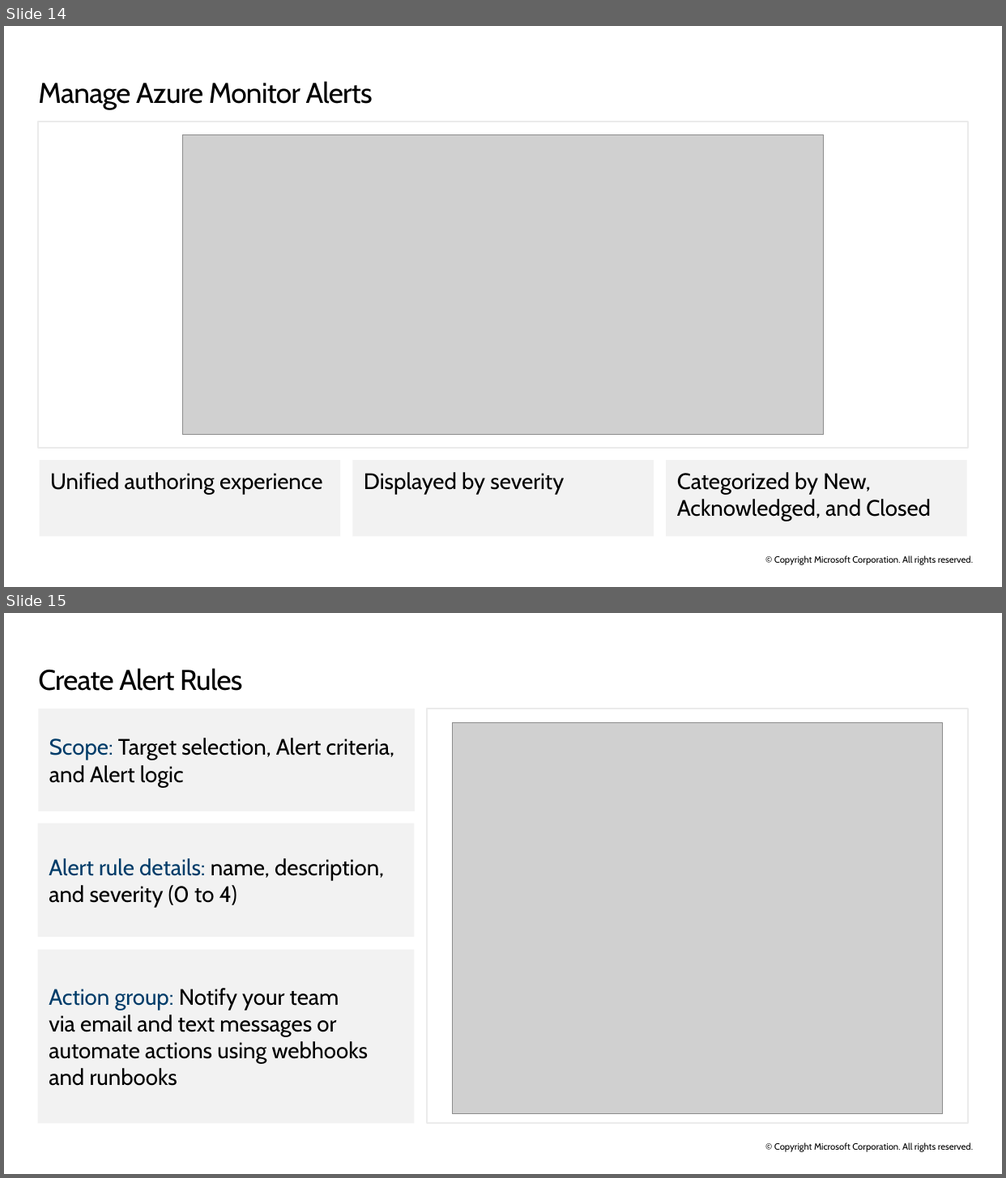
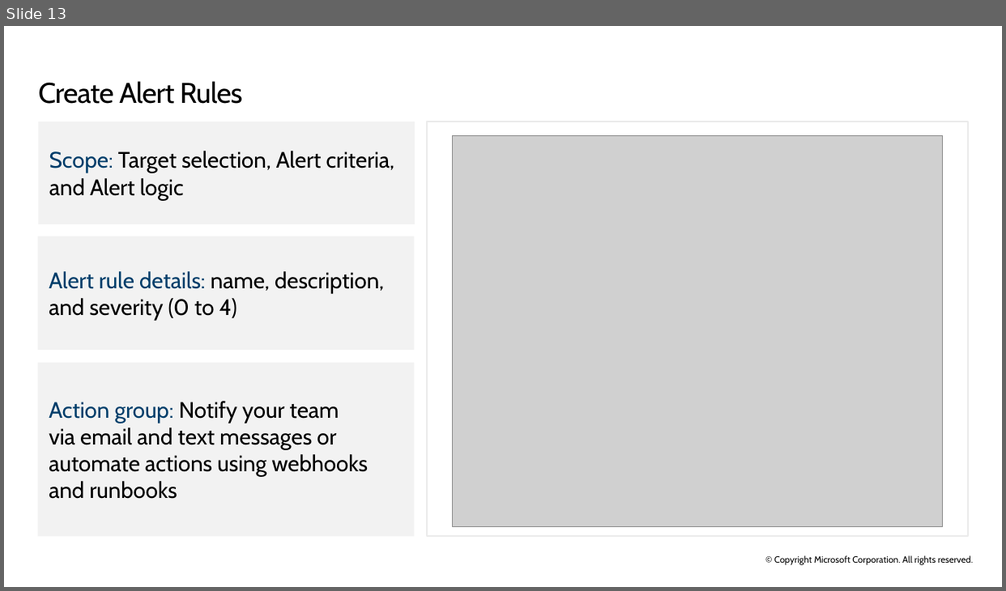
Before and after one commit to ryanpbetts/az-104-material, a slide deck: Slides/AZ-104T00A-ENU-PowerPoint_11 - done.pptx. Shown one above the other, each under a label of ours: slides 14 and 15 before the commit, slide 13 after it. The pictures are 1006x1178 and 1006x591 pixels, drawn with LibreOffice and Linux fonts; fonts in the diff are those of the drawing; grey boxes stand for pictures. Boxes give left, top, right and bottom in pixels: in the first picture for what was removed or moved away, otherwise in the second. Text is boxed around its words. In the diff, an @@ line names an element or a change of style, - is before the commit and + after.

```diff
--- a/Slides/AZ-104T00A-ENU-PowerPoint_11 - done.pptx
+++ b/Slides/AZ-104T00A-ENU-PowerPoint_11 - done.pptx
@@ slide 14 removed at bbox=[4, 26, 1002, 587], background #FFFFFF; not listed: 1 template element that a slide beside it also shows @@
@@ title removed at bbox=[38, 81, 373, 110] @@
-Manage Azure Monitor Alerts
@@ rectangle removed at bbox=[39, 122, 968, 448] @@
@@ picture removed at bbox=[182, 135, 824, 435] @@
@@ freeform shape removed at bbox=[39, 460, 340, 536] @@
-Unified authoring experience
@@ freeform shape removed at bbox=[352, 460, 654, 536] @@
-Displayed by severity
@@ freeform shape removed at bbox=[666, 460, 967, 536] @@
-Categorized by New, Acknowledged, and Closed
@@ what was slide 15 is now slide 13 @@
```
Also in this commit, not shown: 9 other slides removed, 3 other files.
